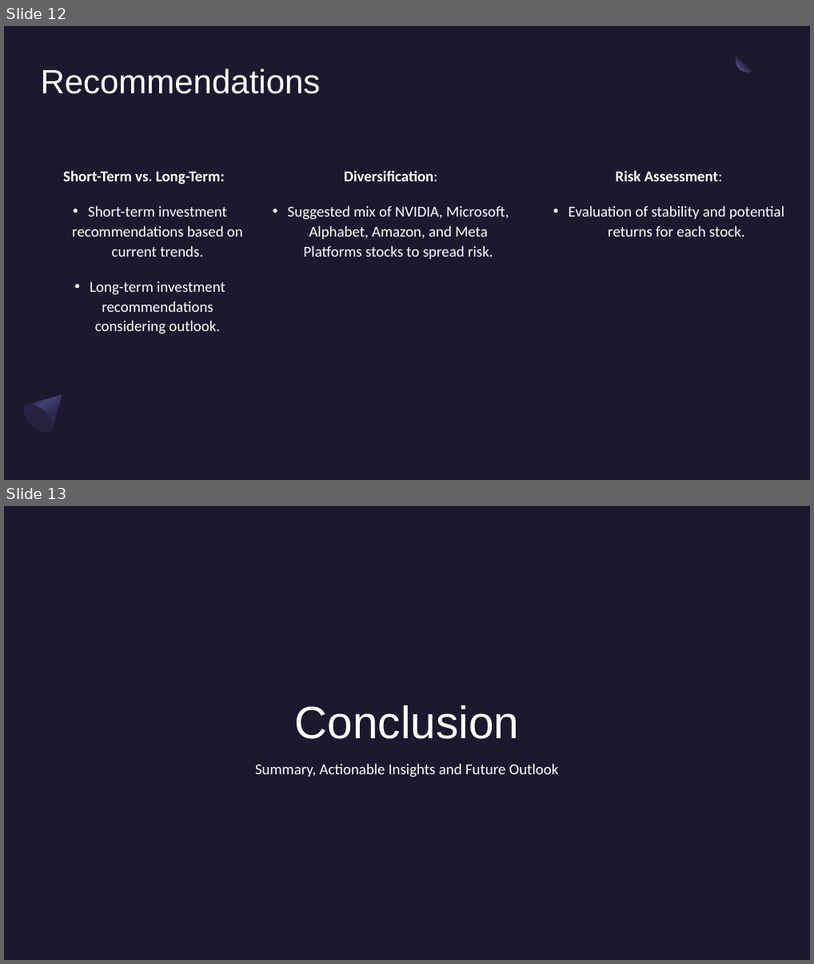
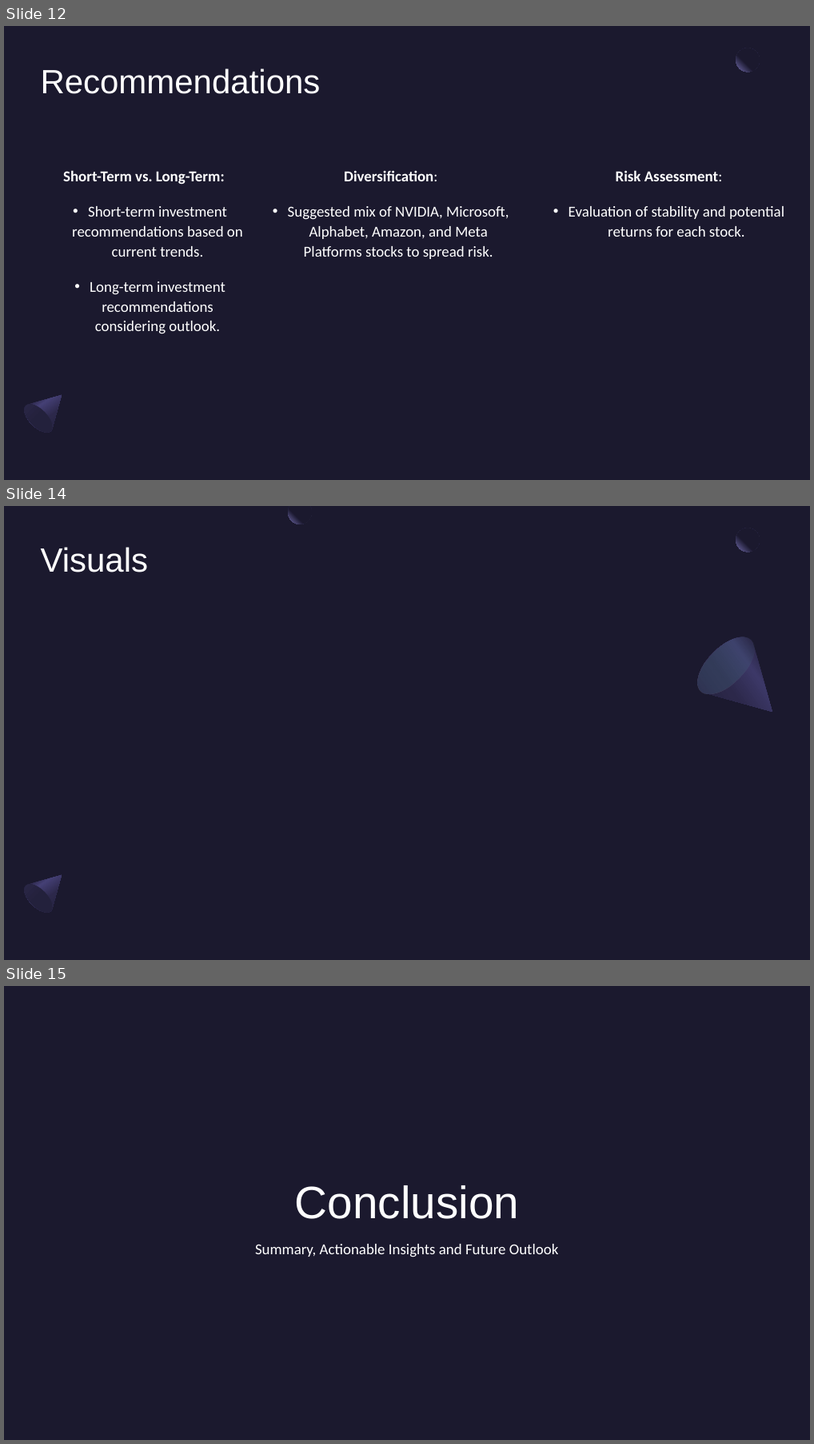
Before and after one commit to mafiat/Project1, a slide deck: Project1_Presentation.pptx. Shown one above the other, each under a label of ours: slides 12 and 13 before the commit, slides 12, 14 and 15 after it; the slides between them are not shown. The pictures are 814x964 and 814x1444 pixels, drawn with LibreOffice and Linux fonts; fonts in the diff are those of the drawing; background and template pictures are left out. Boxes give left, top, right and bottom in pixels: in the first picture for what was removed or moved away, otherwise in the second. Text is boxed around its words. In the diff, an @@ line names an element or a change of style, - is before the commit and + after.

```diff
--- a/Project1_Presentation.pptx
+++ b/Project1_Presentation.pptx
@@ slide 14 added at box(4, 506, 810, 960), background #1B192E; not listed: 3 template elements that a slide beside it also shows @@
@@ freeform shape added at box(288, 506, 312, 524), fill gradient #1B192E to #7771B2 @@
@@ title added at box(41, 547, 149, 572), 40 pt, text #FFFFFF @@
+Visuals
@@ freeform shape added at box(689, 628, 798, 736), fill gradient #2C284A to #3C3867 to #1B192E @@
@@ ellipse added at box(689, 628, 765, 703), fill gradient #454075 to #5BEFC1 @@
@@ what was slide 13 is now slide 15 @@
```
Also in this commit, not shown: 3 slides changed, 1 other slide added, 3 other files.
